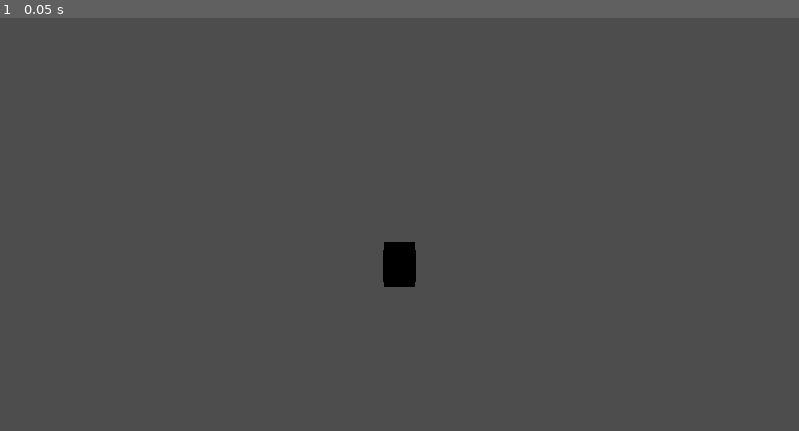
Above: before the commit, frame 1.
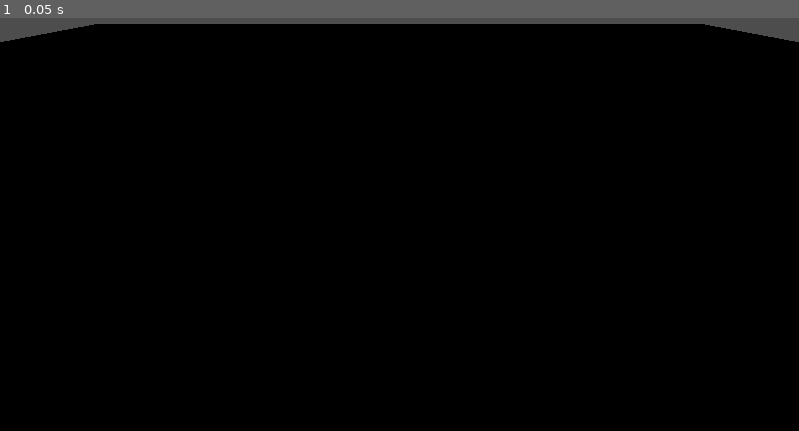
Above: after the commit, the same moment.

Repository: Knimoms/TuxedoTycoon
Game: Godot game, scene res://Scenes/BaseScene.tscn
The game is run twice, just before and just after one commit, with the same random seed, the same clock (stepped at 60 frames per second) and the same inputs. Before the commit the project starts from res://BaseScene.tscn.
Inputs:
- Up to frame 1 (0.05 s): no input

The runs differ from the first frame. In frame 1, 98% of the frame differs, in the area x 0-100%, y 1-100%.

Commit message:
BaseScene stuff

Diff:
--- a/BaseScene.tscn
+++ b/Scenes/BaseScene.tscn
@@ -8,3 +8,9 @@
 
 [node name="CSGBox3D" type="CSGBox3D" parent="."]
 transform = Transform3D(1, 0, 0, 0, 1, 0, 0, 0, 1, 0, 0.688116, 0)
+size = Vector3(100, 0.1, 100)
+
+[node name="CSGBox3D2" type="CSGBox3D" parent="."]
+transform = Transform3D(1, 0, 0, 0, 1, 0, 0, 0, 1, 0, 1.38941, 0)
+
+[node name="RigidBody3D" type="RigidBody3D" parent="CSGBox3D2"]
--- a/project.godot
+++ b/project.godot
@@ -11,7 +11,7 @@
 [application]
 
 config/name="TuxedoTycoon"
-run/main_scene="res://BaseScene.tscn"
+run/main_scene="res://Scenes/BaseScene.tscn"
 config/features=PackedStringArray("4.0", "Mobile")
 config/icon="res://icon.svg"
 
